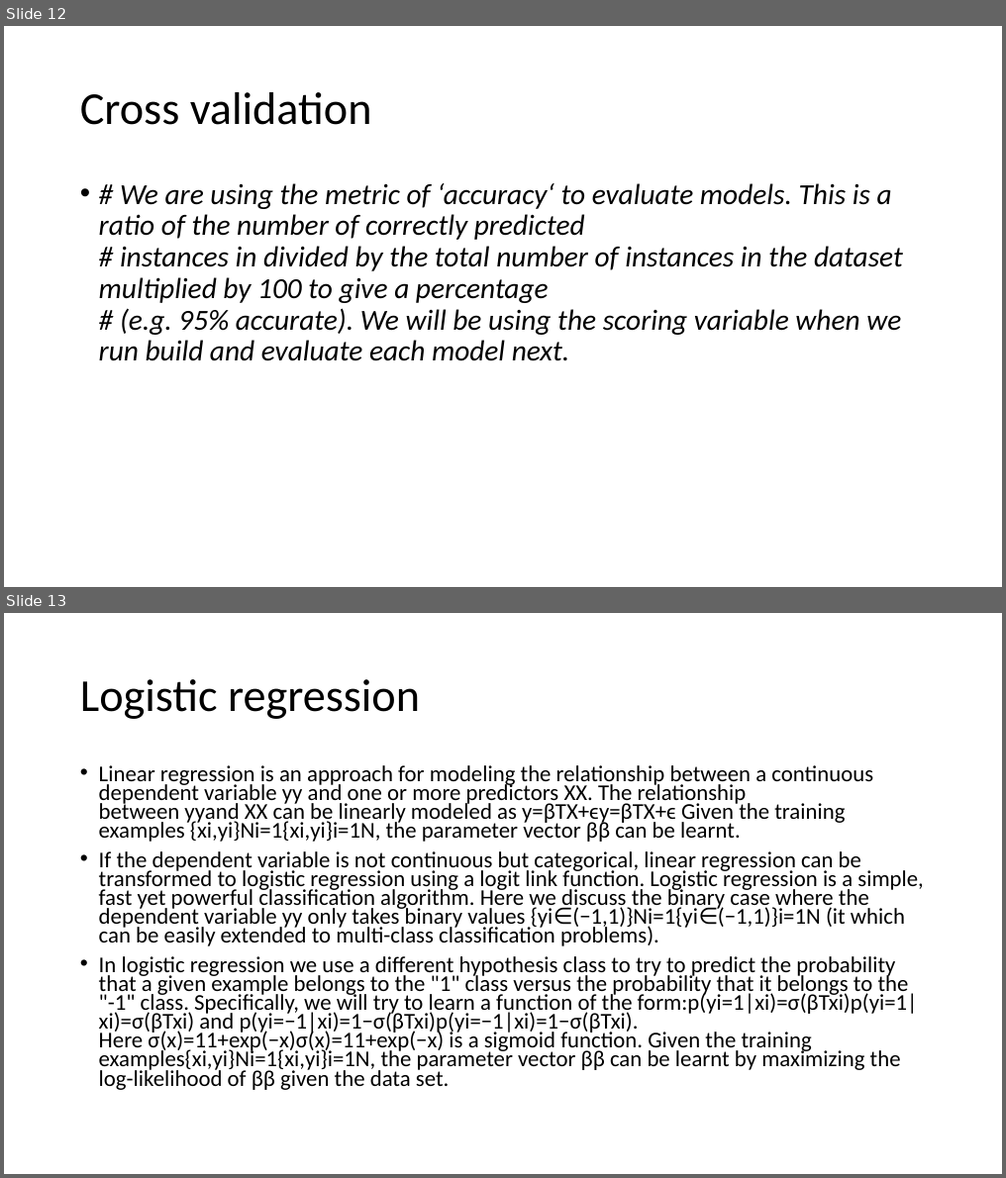
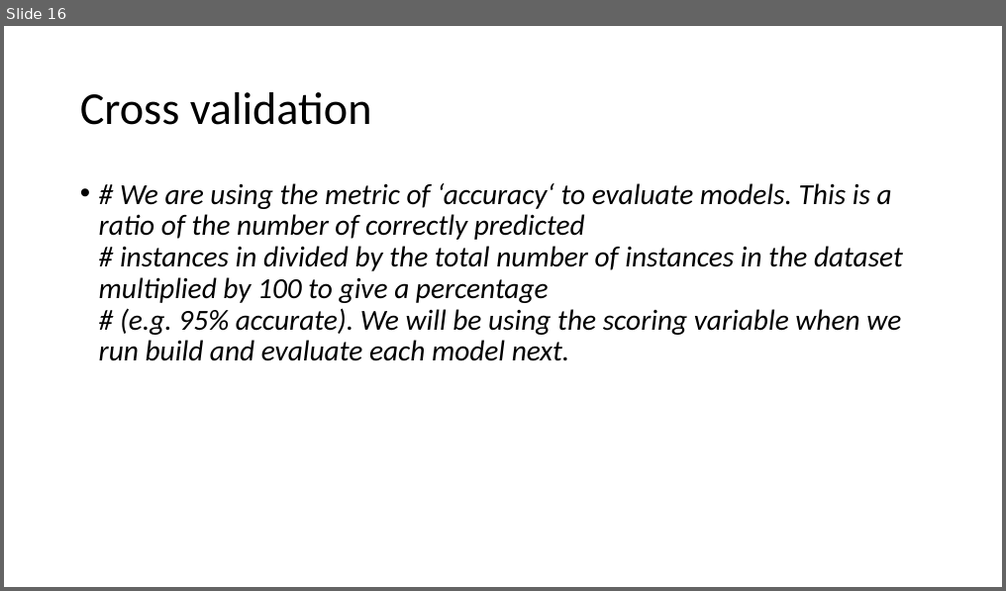
Before and after one commit to JoannaDrx/protein-classification, a slide deck: drugpro-jd.pptx. Shown one above the other, each under a label of ours: slides 12 and 13 before the commit, slide 16 after it. The pictures are 1006x1178 and 1006x591 pixels, drawn with LibreOffice and Linux fonts; fonts in the diff are those of the drawing. Boxes give left, top, right and bottom in pixels: in the first picture for what was removed or moved away, otherwise in the second. Text is boxed around its words. In the diff, an @@ line names an element or a change of style, - is before the commit and + after.

```diff
--- a/drugpro-jd.pptx
+++ b/drugpro-jd.pptx
@@ slide 13 removed at bbox=[4, 613, 1002, 1174], background #FFFFFF @@
@@ title removed at bbox=[80, 679, 420, 719] @@
-Logistic regression
@@ text removed at bbox=[99, 765, 924, 1090] @@
-• Linear regression is an approach for modeling the relationship between a continuous dependent variable yy and one or more predictors XX. The relationship between yyand XX can be linearly modeled as y=βTX+ϵy=βTX+ϵ Given the training examples {xi,yi}Ni=1{xi,yi}i=1N, the parameter vector ββ can be learnt.
-• If the dependent variable is not continuous but categorical, linear regression can be transformed to logistic regression using a logit link function. Logistic regression is a simple, fast yet powerful classification algorithm. Here we discuss the binary case where the dependent variable yy only takes binary values {yi∈(−1,1)}Ni=1{yi∈(−1,1)}i=1N (it which can be easily extended to multi-class classification problems).
-• In logistic regression we use a different hypothesis class to try to predict the probability that a given example belongs to the "1" class versus the probability that it belongs to the "-1" class. Specifically, we will try to learn a function of the form:p(yi=1|xi)=σ(βTxi)p(yi=1|xi)=σ(βTxi) and p(yi=−1|xi)=1−σ(βTxi)p(yi=−1|xi)=1−σ(βTxi). Here σ(x)=11+exp(−x)σ(x)=11+exp(−x) is a sigmoid function. Given the training examples{xi,yi}Ni=1{xi,yi}i=1N, the parameter vector ββ can be learnt by maximizing the log-likelihood of ββ given the data set.
@@ what was slide 12 is now slide 16 @@
```
Also in this commit, not shown: 4 slides changed, 10 slides added, 6 other slides removed, 10 other files.
